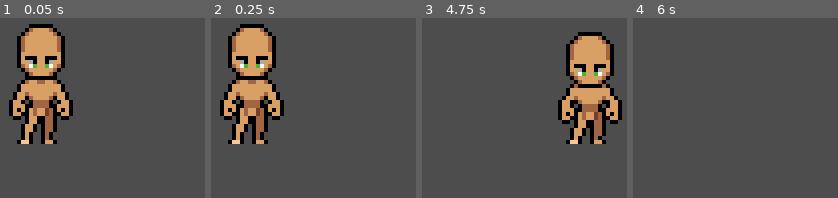
Above: before the commit, frames 1-4 (left to right).
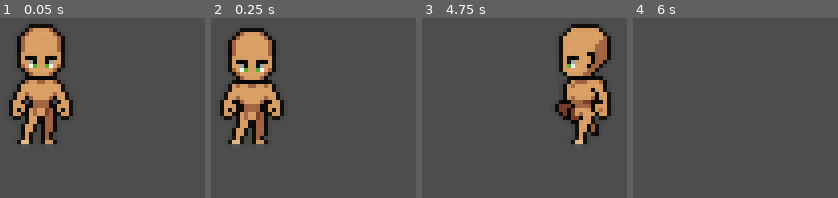
Above: after the commit, the same moments.

Repository: Marcooo33/Dungeon-Explorer
Game: Godot game, scene res://scenes/game.tscn
Same seed, same stepped clock (60 frames per second), same inputs: the game is played once before the commit and once after it.
Inputs:
- Up to frame 1 (0.05 s): no input
- Up to frame 2 (0.25 s): no input
- Up to frame 3 (4.75 s): hold D (move_right) 0.53-1.28 s; hold S (move_down) 1.28-2.03 s; tap Enter at 2, 3.5 s; hold D (move_right) 2.03-2.78 s; tap Space at 2.75, 4.25 s; hold Up (move_up) 2.78-3.53 s; hold A (move_left) from 3.53 s (still down)
- Up to frame 4 (6 s): release A (move_left) at 5.03 s; hold S (move_down) 5.03-5.78 s; tap Enter at 5.75 s; hold D (move_right) from 5.78 s (still down)

The runs differ from the first frame. In frame 1, 0.4% of the frame differs, in the area x 8-30%, y 34-70%; in frame 2, 5.0%; in frame 3, 12%, in the area x 64-98%, y 3-70%; in frame 4, nothing differs.

Commit message:
chore [main]: Player state machine and animations
Changed the movement system into a state machine and added all idle and walk animations

Diff:
--- a/client/scripts/player.gd
+++ b/client/characters/player/Scripts/player.gd
@@ -2,26 +2,19 @@
 
 var cardinal_direction : Vector2 = Vector2.DOWN
 var direction : Vector2 = Vector2.ZERO
-const SPEED : float = 100.0
-
-var state : String = "idle"
 
 @onready var animation_player : AnimationPlayer = $AnimationPlayer
 @onready var sprite_2d : Sprite2D = $Sprite2D
+@onready var state_machine : PlayerStateMachine = $StateMachine
 
 func _ready():
+	state_machine.Initialize(self)
 	pass
 
 func _process(_delta: float) -> void:
 	direction.x = Input.get_action_strength("move_right") - Input.get_action_strength("move_left")
 	direction.y = Input.get_action_strength("move_down") - Input.get_action_strength("move_up")
 
-	velocity = direction * SPEED
-
-	if SetState() == true || SetDirection() == true:
-		UpdateAnimation()
-
-	pass
 
 func _physics_process( delta ):
 	move_and_slide()
@@ -34,7 +27,7 @@
 
 	if direction.y == 0:
 		new_direction = Vector2.LEFT if direction.x < 0 else Vector2.RIGHT
-	elif direction.y == 0:
+	elif direction.x == 0:
 		new_direction = Vector2.UP if direction.y < 0 else Vector2.DOWN
 
 	if new_direction == cardinal_direction:
@@ -44,14 +37,7 @@
 	sprite_2d.scale.x = -1 if cardinal_direction == Vector2.LEFT else 1
 	return true
 
-
-func SetState() -> bool:
-	var new_state:String = "idle" if direction == Vector2.ZERO else "walk"
-	if new_state == state:
-		return false
-	return true
-
-func UpdateAnimation() -> void:
+func UpdateAnimation( state : String ) -> void:
 	animation_player.play( state + "_" + AnimDirection())
 	pass
 
--- /dev/null
+++ b/client/characters/player/Scripts/player_state_machine.gd
@@ -0,0 +1,43 @@
+class_name PlayerStateMachine extends Node
+
+var states : Array[ State ]
+var prev_state : State
+var curr_state: State
+
+# Called when the node enters the scene tree for the first time.
+func _ready() -> void:
+	process_mode = Node.PROCESS_MODE_DISABLED
+	pass
+
+# Called every frame. 'delta' is the elapsed time since the previous frame.
+func _process(delta: float) -> void:
+	ChangeState( curr_state.Process( delta ) )
+
+func _physics_process(delta: float) -> void:
+	ChangeState( curr_state.Process( delta ) )
+
+func _unhandled_input(event: InputEvent) -> void:
+	ChangeState(curr_state.HandleInput( event ))
+
+func Initialize(_player : Player) -> void:
+	states = []
+
+	for c in get_children():
+		if c is State:
+			states.append(c)
+
+	if states.size() > 0:
+		states[0].player = _player
+		ChangeState( states[0] )
+		process_mode = Node.PROCESS_MODE_INHERIT
+
+func ChangeState( new_state : State ) -> void:
+	if new_state == null || new_state == curr_state:
+		return
+
+	if curr_state:
+		curr_state.Exit()
+
+	prev_state = curr_state
+	curr_state = new_state
+	curr_state.Enter()
--- /dev/null
+++ b/client/characters/player/Scripts/state.gd
@@ -0,0 +1,28 @@
+class_name State extends Node
+
+static var player : Player
+
+
+# Called when the node enters the scene tree for the first time.
+func _ready() -> void:
+	pass # Replace with function body.
+
+# defines what happens when the player enters the state
+func Enter() -> void:
+	pass
+
+# defines what happens when the player exits the state
+func Exit() -> void:
+	pass
+
+# defines what happens during the _process update in this state
+func Process( _delta : float ) -> State:
+	return null
+
+# defines what appens during the _physiscs_process update in this state
+func Physics( _delta : float ) -> State:
+	return null
+
+# defines what happens with input events in this state
+func HandleInput( _event : InputEvent ) -> State:
+	return null
--- /dev/null
+++ b/client/characters/player/Scripts/state_idle.gd
@@ -0,0 +1,27 @@
+class_name State_Idle extends State
+
+@onready var walk : State = $"../Walk"
+
+# defines what happens when the player enters the state
+func Enter() -> void:
+	player.UpdateAnimation("idle")
+	pass
+
+# defines what happens when the player exits the state
+func Exit() -> void:
+	pass
+
+# defines what happens during the _process update in this state
+func Process( _delta : float ) -> State:
+	if player.direction != Vector2.ZERO:
+		return walk
+	player.velocity = Vector2.ZERO
+	return null
+
+# defines what appens during the _physiscs_process update in this state
+func Physics( _delta : float ) -> State:
+	return null
+
+# defines what happens with input events in this state
+func HandleInput( _event : InputEvent ) -> State:
+	return null
--- /dev/null
+++ b/client/characters/player/Scripts/state_walk.gd
@@ -0,0 +1,32 @@
+class_name State_Walk extends State
+
+@export var move_speed : float  = 100.0
+@onready var idle : State  = $"../Idle"
+
+# defines what happens when the player enters the state
+func Enter() -> void:
+	player.UpdateAnimation("walk")
+	pass
+
+# defines what happens when the player exits the state
+func Exit() -> void:
+	pass
+
+# defines what happens during the _process update in this state
+func Process( _delta : float ) -> State:
+	if player.direction == Vector2.ZERO:
+		return idle
+	player.velocity = player.direction * move_speed
+
+	if player.SetDirection():
+		player.UpdateAnimation("walk")
+
+	return null
+
+# defines what appens during the _physiscs_process update in this state
+func Physics( _delta : float ) -> State:
+	return null
+
+# defines what happens with input events in this state
+func HandleInput( _event : InputEvent ) -> State:
+	return null
--- /dev/null
+++ b/client/characters/player/player.tscn
@@ -0,0 +1,159 @@
+[gd_scene format=3 uid="uid://p3xowvxpg8ps"]
+
+[ext_resource type="Script" uid="uid://dcpu14cf14bql" path="res://characters/player/Scripts/player.gd" id="1_g2els"]
+[ext_resource type="Texture2D" uid="uid://vrwaslycu2cn" path="res://characters/player/Sprites/player_animations.png" id="2_ixbpm"]
+[ext_resource type="Script" uid="uid://dus5pvgh3kcgi" path="res://characters/player/Scripts/player_state_machine.gd" id="3_exd8k"]
+[ext_resource type="Script" uid="uid://bh0i3pd68c7ar" path="res://characters/player/Scripts/state_idle.gd" id="4_5dc8e"]
+[ext_resource type="Script" uid="uid://s1eorkos10fl" path="res://characters/player/Scripts/state_walk.gd" id="5_ixbpm"]
+
+[sub_resource type="CircleShape2D" id="CircleShape2D_g2els"]
+radius = 7.0
+
+[sub_resource type="Animation" id="Animation_qhqgy"]
+length = 0.001
+tracks/0/type = "value"
+tracks/0/imported = false
+tracks/0/enabled = true
+tracks/0/path = NodePath("Sprite2D:frame")
+tracks/0/interp = 1
+tracks/0/loop_wrap = true
+tracks/0/keys = {
+"times": PackedFloat32Array(0),
+"transitions": PackedFloat32Array(1),
+"update": 1,
+"values": [0]
+}
+
+[sub_resource type="Animation" id="Animation_g2els"]
+resource_name = "idle_down"
+length = 0.6
+loop_mode = 2
+tracks/0/type = "value"
+tracks/0/imported = false
+tracks/0/enabled = true
+tracks/0/path = NodePath("Sprite2D:frame")
+tracks/0/interp = 1
+tracks/0/loop_wrap = true
+tracks/0/keys = {
+"times": PackedFloat32Array(0, 0.2, 0.4, 0.6),
+"transitions": PackedFloat32Array(1, 1, 1, 1),
+"update": 1,
+"values": [0, 1, 2, 3]
+}
+
+[sub_resource type="Animation" id="Animation_c6leb"]
+resource_name = "idle_side"
+length = 0.6
+loop_mode = 2
+tracks/0/type = "value"
+tracks/0/imported = false
+tracks/0/enabled = true
+tracks/0/path = NodePath("Sprite2D:frame")
+tracks/0/interp = 1
+tracks/0/loop_wrap = true
+tracks/0/keys = {
+"times": PackedFloat32Array(0, 0.2, 0.4, 0.6),
+"transitions": PackedFloat32Array(1, 1, 1, 1),
+"update": 1,
+"values": [8, 9, 10, 11]
+}
+
+[sub_resource type="Animation" id="Animation_dirf7"]
+resource_name = "idle_up"
+length = 0.6
+loop_mode = 2
+tracks/0/type = "value"
+tracks/0/imported = false
+tracks/0/enabled = true
+tracks/0/path = NodePath("Sprite2D:frame")
+tracks/0/interp = 1
+tracks/0/loop_wrap = true
+tracks/0/keys = {
+"times": PackedFloat32Array(0, 0.2, 0.4, 0.6),
+"transitions": PackedFloat32Array(1, 1, 1, 1),
+"update": 1,
+"values": [4, 5, 6, 7]
+}
+
+[sub_resource type="Animation" id="Animation_idpv6"]
+resource_name = "walk_down"
+loop_mode = 1
+tracks/0/type = "value"
+tracks/0/imported = false
+tracks/0/enabled = true
+tracks/0/path = NodePath("Sprite2D:frame")
+tracks/0/interp = 1
+tracks/0/loop_wrap = true
+tracks/0/keys = {
+"times": PackedFloat32Array(0, 0.2, 0.4, 0.6, 0.8, 1),
+"transitions": PackedFloat32Array(1, 1, 1, 1, 1, 1),
+"update": 1,
+"values": [19, 20, 21, 22, 23, 24]
+}
+
+[sub_resource type="Animation" id="Animation_rpf03"]
+resource_name = "walk_side"
+loop_mode = 1
+tracks/0/type = "value"
+tracks/0/imported = false
+tracks/0/enabled = true
+tracks/0/path = NodePath("Sprite2D:frame")
+tracks/0/interp = 1
+tracks/0/loop_wrap = true
+tracks/0/keys = {
+"times": PackedFloat32Array(0, 0.2, 0.4, 0.6, 0.8, 1),
+"transitions": PackedFloat32Array(1, 1, 1, 1, 1, 1),
+"update": 1,
+"values": [31, 32, 33, 34, 35, 36]
+}
+
+[sub_resource type="Animation" id="Animation_x5dtk"]
+resource_name = "walk_up"
+loop_mode = 1
+tracks/0/type = "value"
+tracks/0/imported = false
+tracks/0/enabled = true
+tracks/0/path = NodePath("Sprite2D:frame")
+tracks/0/interp = 1
+tracks/0/loop_wrap = true
+tracks/0/keys = {
+"times": PackedFloat32Array(0, 0.2, 0.4, 0.6, 0.8, 1),
+"transitions": PackedFloat32Array(1, 1, 1, 1, 1, 1),
+"update": 1,
+"values": [25, 26, 27, 28, 29, 30]
+}
+
+[sub_resource type="AnimationLibrary" id="AnimationLibrary_qhqgy"]
+_data = {
+&"RESET": SubResource("Animation_qhqgy"),
+&"idle_down": SubResource("Animation_g2els"),
+&"idle_side": SubResource("Animation_c6leb"),
+&"idle_up": SubResource("Animation_dirf7"),
+&"walk_down": SubResource("Animation_idpv6"),
+&"walk_side": SubResource("Animation_rpf03"),
+&"walk_up": SubResource("Animation_x5dtk")
+}
+
+[node name="Player" type="CharacterBody2D" unique_id=424238145]
+script = ExtResource("1_g2els")
+
+[node name="Sprite2D" type="Sprite2D" parent="." unique_id=1916547520]
+texture = ExtResource("2_ixbpm")
+hframes = 19
+vframes = 2
+
+[node name="CollisionShape2D" type="CollisionShape2D" parent="." unique_id=346822672]
+position = Vector2(0, 16)
+shape = SubResource("CircleShape2D_g2els")
+
+[node name="AnimationPlayer" type="AnimationPlayer" parent="." unique_id=1602816499]
+libraries/ = SubResource("AnimationLibrary_qhqgy")
+
+[node name="StateMachine" type="Node2D" parent="." unique_id=44288242]
+script = ExtResource("3_exd8k")
+
+[node name="Idle" type="Node2D" parent="StateMachine" unique_id=1400379838]
+script = ExtResource("4_5dc8e")
+
+[node name="Walk" type="Node2D" parent="StateMachine" unique_id=1061239001]
+script = ExtResource("5_ixbpm")
--- a/client/scenes/game.tscn
+++ b/client/scenes/game.tscn
@@ -1,6 +1,6 @@
 [gd_scene format=3 uid="uid://bj8687ybo8yhn"]
 
-[ext_resource type="PackedScene" uid="uid://p3xowvxpg8ps" path="res://scenes/player.tscn" id="1_uwrxv"]
+[ext_resource type="PackedScene" uid="uid://p3xowvxpg8ps" path="res://characters/player/player.tscn" id="1_uwrxv"]
 
 [node name="Game" type="Node2D" unique_id=1110511085]
 
--- a/client/scenes/player.tscn
+++ /dev/null
@@ -1,59 +0,0 @@
-[gd_scene format=3 uid="uid://p3xowvxpg8ps"]
-
-[ext_resource type="Texture2D" uid="uid://bf6q1riq8rgxp" path="res://assets/Pixel Crawler - Free Pack/Entities/Characters/Body_A/Animations/Idle_Base/Idle_Down-Sheet.png" id="1_3vyb7"]
-[ext_resource type="Script" uid="uid://dcpu14cf14bql" path="res://scripts/player.gd" id="1_g2els"]
-
-[sub_resource type="CircleShape2D" id="CircleShape2D_g2els"]
-radius = 7.0
-
-[sub_resource type="Animation" id="Animation_qhqgy"]
-length = 0.001
-tracks/0/type = "value"
-tracks/0/imported = false
-tracks/0/enabled = true
-tracks/0/path = NodePath("Sprite2D:frame")
-tracks/0/interp = 1
-tracks/0/loop_wrap = true
-tracks/0/keys = {
-"times": PackedFloat32Array(0),
-"transitions": PackedFloat32Array(1),
-"update": 1,
-"values": [0]
-}
-
-[sub_resource type="Animation" id="Animation_g2els"]
-resource_name = "idle_down"
-length = 0.6
-loop_mode = 2
-tracks/0/type = "value"
-tracks/0/imported = false
-tracks/0/enabled = true
-tracks/0/path = NodePath("Sprite2D:frame")
-tracks/0/interp = 1
-tracks/0/loop_wrap = true
-tracks/0/keys = {
-"times": PackedFloat32Array(0, 0.2, 0.36666667, 0.53333336),
-"transitions": PackedFloat32Array(1, 1, 1, 1),
-"update": 1,
-"values": [0, 1, 2, 3]
-}
-
-[sub_resource type="AnimationLibrary" id="AnimationLibrary_qhqgy"]
-_data = {
-&"RESET": SubResource("Animation_qhqgy"),
-&"idle_down": SubResource("Animation_g2els")
-}
-
-[node name="Player" type="CharacterBody2D" unique_id=424238145]
-script = ExtResource("1_g2els")
-
-[node name="Sprite2D" type="Sprite2D" parent="." unique_id=1916547520]
-texture = ExtResource("1_3vyb7")
-hframes = 4
-
-[node name="CollisionShape2D" type="CollisionShape2D" parent="." unique_id=346822672]
-position = Vector2(0, 16)
-shape = SubResource("CircleShape2D_g2els")
-
-[node name="AnimationPlayer" type="AnimationPlayer" parent="." unique_id=1602816499]
-libraries/ = SubResource("AnimationLibrary_qhqgy")
Renamed: client/scripts/player.gd.uid -> client/characters/player/Scripts/player.gd.uid
Not shown, added: client/characters/player/Scripts/player_state_machine.gd.uid
Not shown, added: client/characters/player/Scripts/state.gd.uid
Not shown, added: client/characters/player/Scripts/state_idle.gd.uid
Not shown, added: client/characters/player/Scripts/state_walk.gd.uid
Binary file added: client/characters/player/Sprites/player_animations.png
Not shown, added: client/characters/player/Sprites/player_animations.png.import
